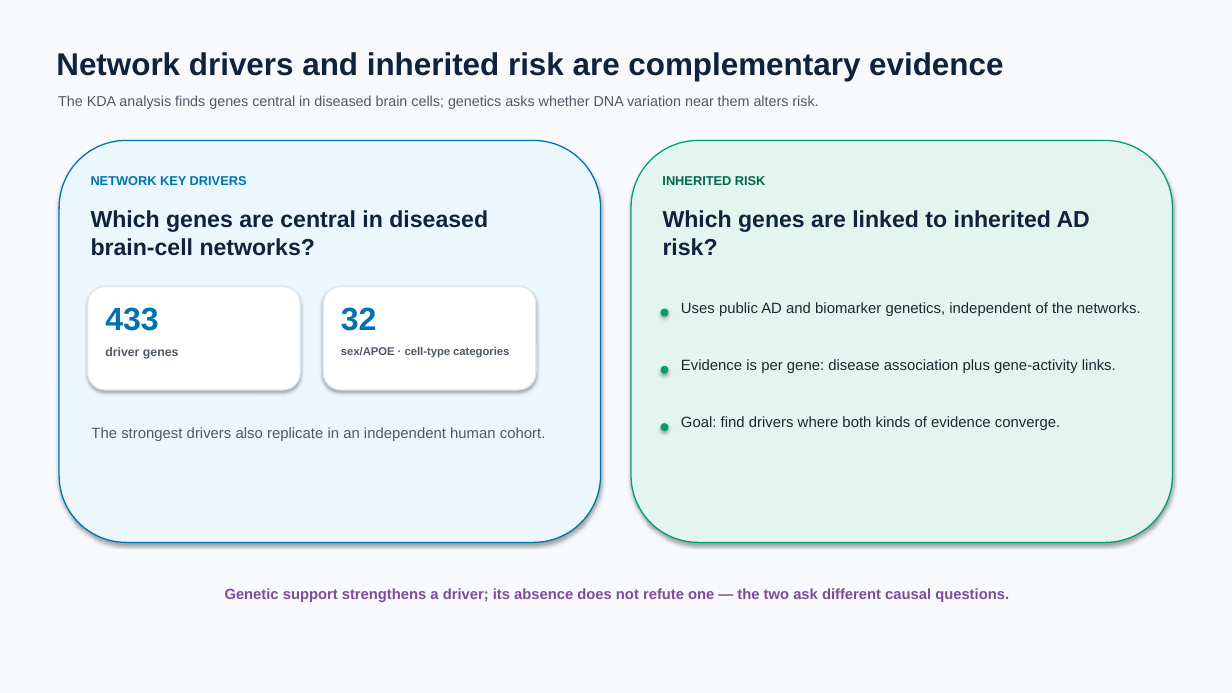
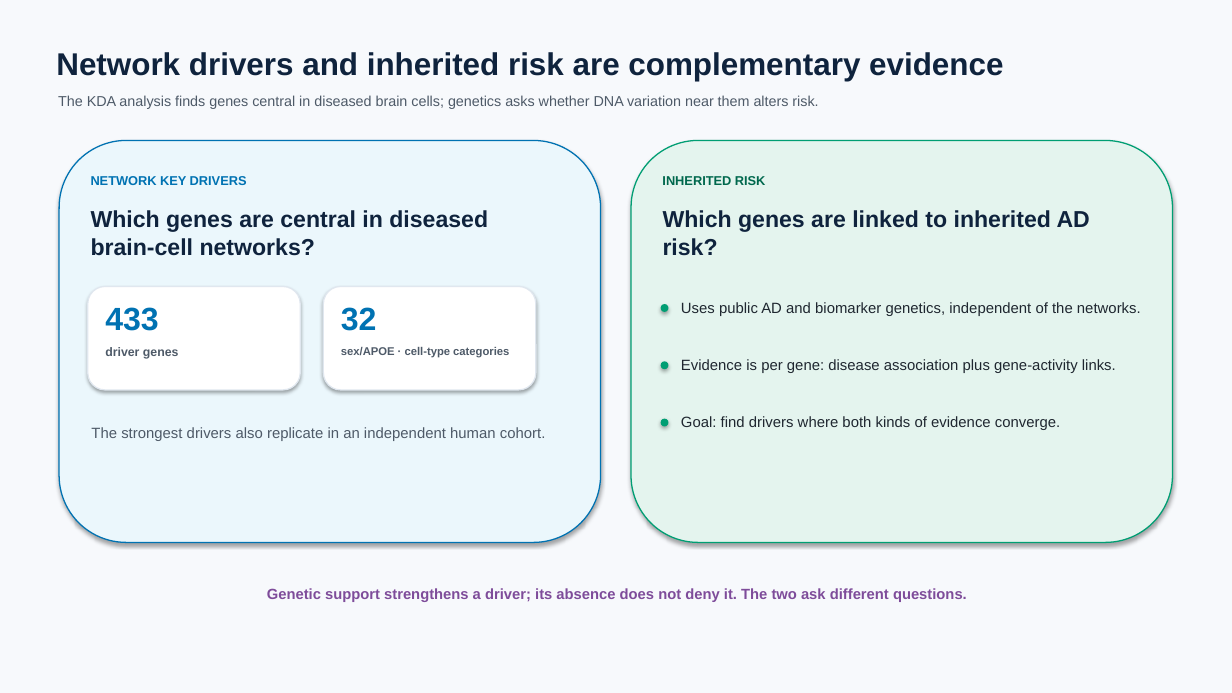
Before and after one commit to ericzhuang2010/alzheimer, a slide deck: slide 2 of docs/presentations/human_genetic_support_for_key_drivers_simple_aggr_08292026.pptx. Drawn at 1232x693 pixels with LibreOffice and Linux fonts; fonts in the diff are those of the drawing. Boxes give left, top, right and bottom in pixels: in the first picture for what was removed or moved away, otherwise in the second. Text is boxed around its words. In the diff, an @@ line names an element or a change of style, - is before the commit and + after.

Commit message:
updated genetic support slides

```diff
--- a/docs/presentations/human_genetic_support_for_key_drivers_simple_aggr_08292026.pptx
+++ b/docs/presentations/human_genetic_support_for_key_drivers_simple_aggr_08292026.pptx
@@ 3 ellipses: place and size @@
-3 ellipses at bbox=[661, 309, 669, 432]
+3 ellipses at bbox=[661, 304, 669, 427]
@@ text at bbox=[267, 588, 967, 602]: text changed @@
-Genetic support strengthens a driver; its absence does not refute one — the two ask different causal questions.
+Genetic support strengthens a driver; its absence does not deny it. The two ask different questions.
```
Also in this commit, not shown: 3 other slides changed, 7 slides added, 5 slides removed, 2 other files.
